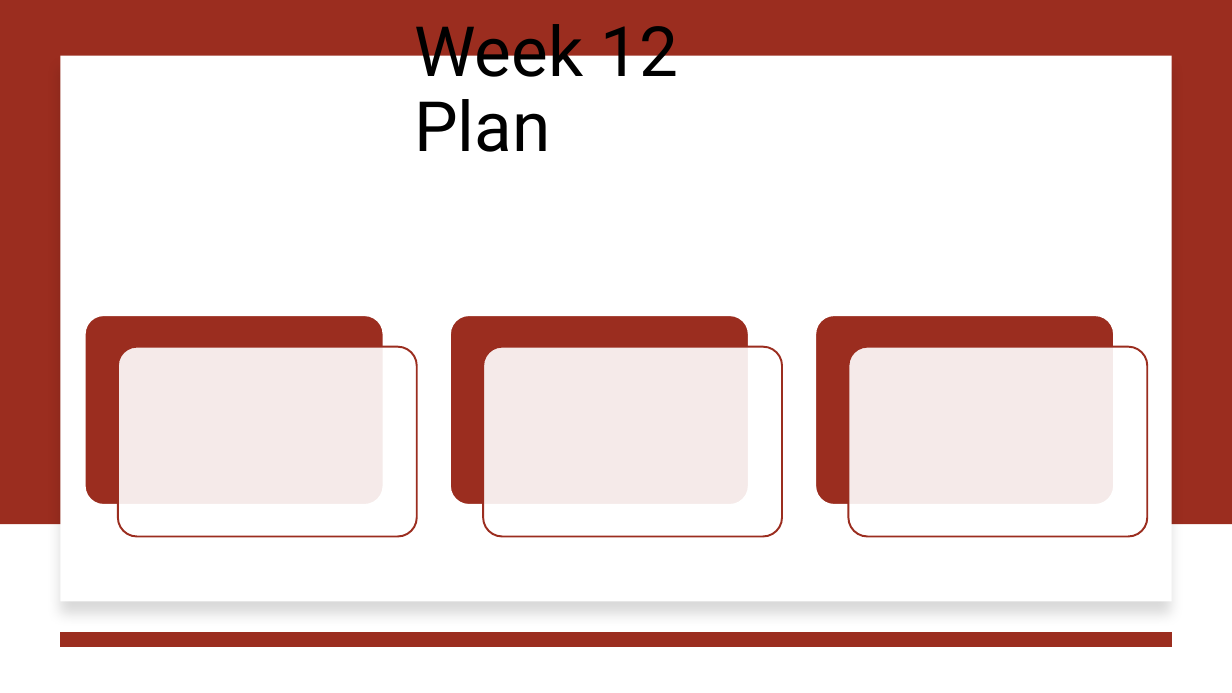
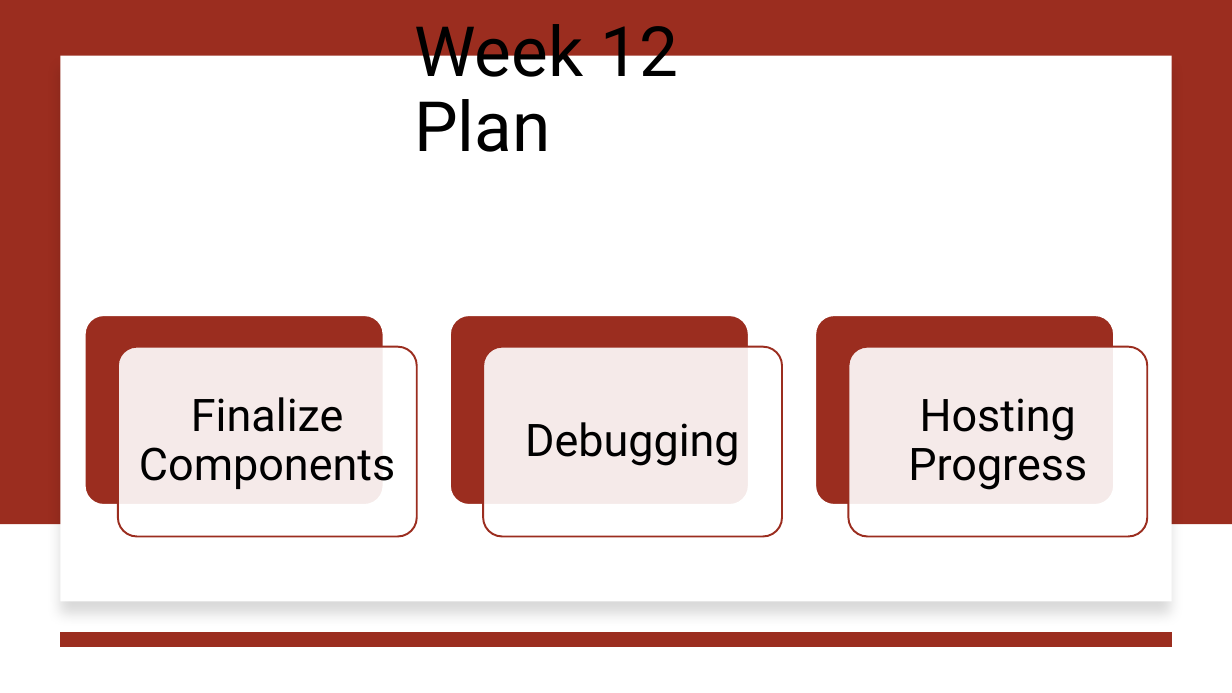
Before and after one commit to jjdeuce06/VulcanActivityTracker, a slide deck: slide 9 of Documentation/Weekly Report/week11/CMSC-4920-Week11-Group2.pptx (slide 6 before the commit). Drawn at 1232x693 pixels with LibreOffice and Linux fonts; fonts in the diff are those of the drawing. Boxes give left, top, right and bottom in pixels: in the first picture for what was removed or moved away, otherwise in the second. Text is boxed around its words. In the diff, an @@ line names an element or a change of style, - is before the commit and + after.

```diff
--- a/Documentation/Weekly Report/week11/CMSC-4920-Week11-Group2.pptx
+++ b/Documentation/Weekly Report/week11/CMSC-4920-Week11-Group2.pptx
@@ text added at (139,397,395,489), 35 pt, text #000000 @@
+Finalize Components
@@ text added at (908,398,1087,490), 35 pt, text #000000 @@
+Hosting Progress
@@ text added at (525,422,740,466), 35 pt, text #000000 @@
+Debugging
```
Also in this commit, not shown: 1 other slide changed, 3 slides added, 1 other file.
